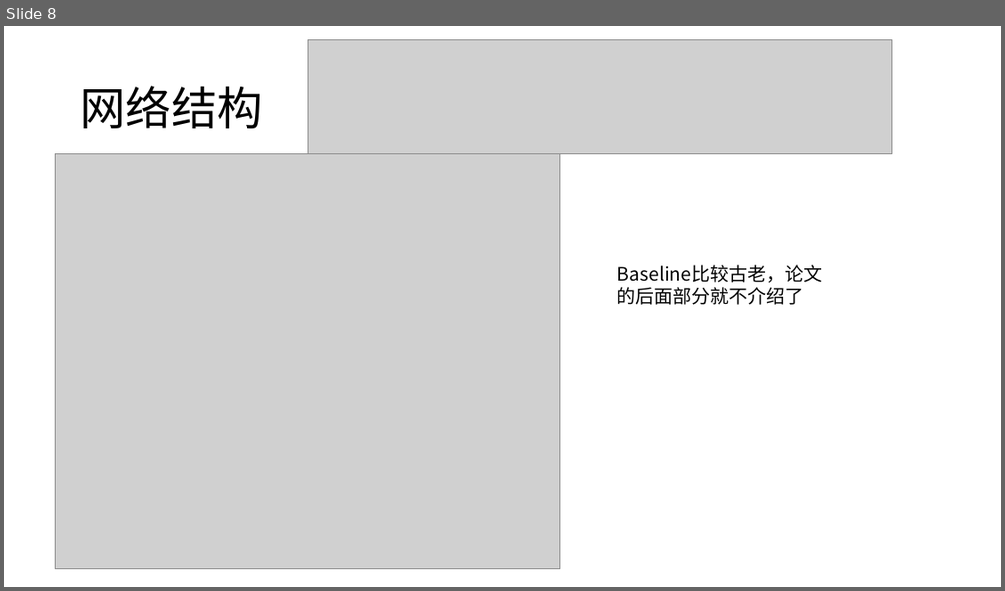
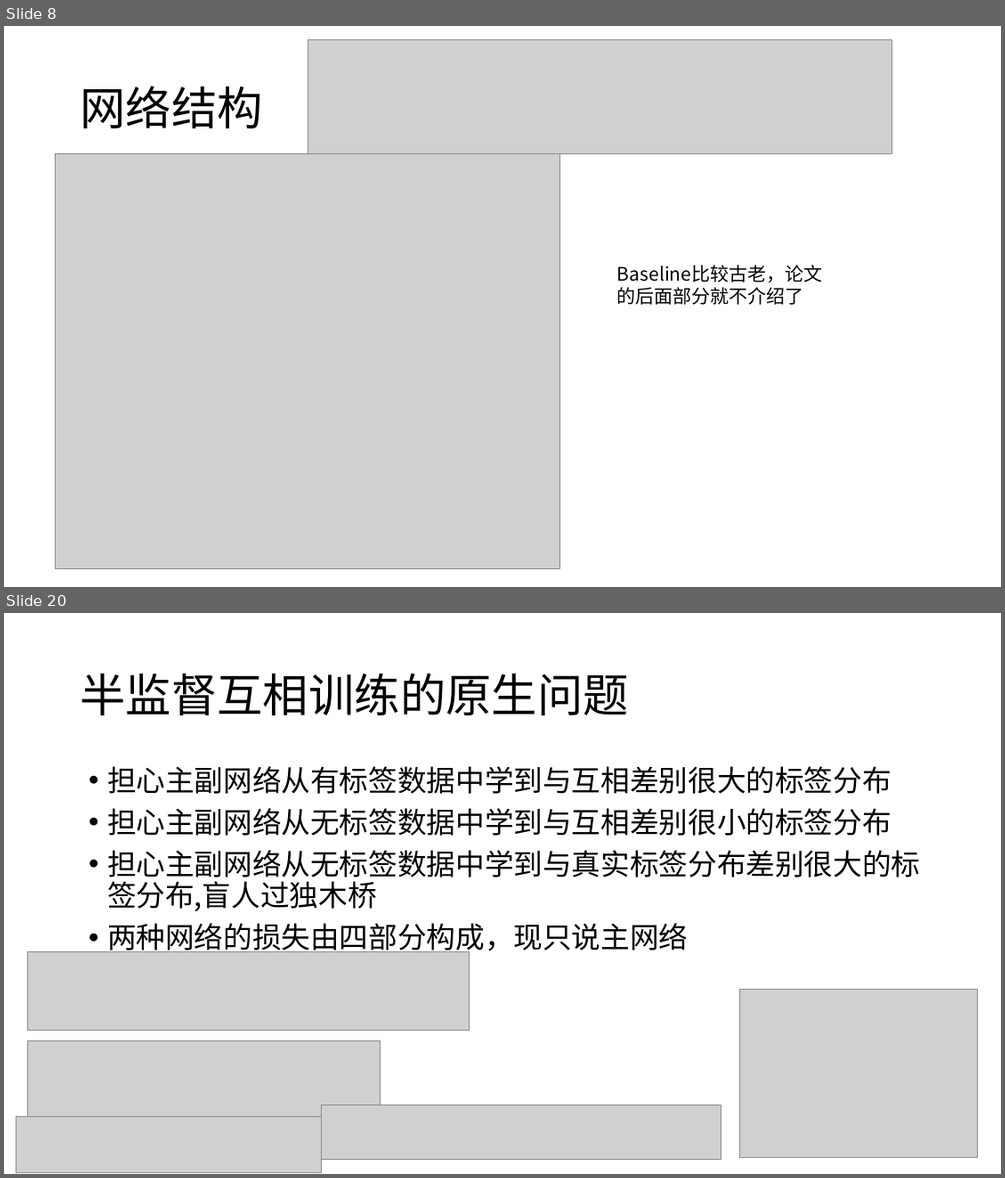
Before and after one commit to dundundundun5/python, a slide deck: literature_notes/ddnn-semi.pptx. Shown one above the other, each under a label of ours: slide 8 before the commit, slides 8 and 20 after it; the slides between them are not shown. The pictures are 1005x591 and 1005x1178 pixels, drawn with LibreOffice and Linux fonts; fonts in the diff are those of the drawing; grey boxes stand for pictures. Boxes give left, top, right and bottom in pixels: in the first picture for what was removed or moved away, otherwise in the second. Text is boxed around its words. In the diff, an @@ line names an element or a change of style, - is before the commit and + after.

Commit message:
半监督完结

```diff
--- a/literature_notes/ddnn-semi.pptx
+++ b/literature_notes/ddnn-semi.pptx
@@ slide 20 added at box(4, 613, 1001, 1174), background #FFFFFF @@
@@ title added at box(80, 673, 628, 715), 44 pt, text #000000 @@
+半监督互相训练的原生问题
@@ text added at box(107, 766, 920, 955), 28 pt, text #000000 @@
+• 担心主副网络从有标签数据中学到与互相差别很大的标签分布
+• 担心主副网络从无标签数据中学到与互相差别很小的标签分布
+• 担心主副网络从无标签数据中学到与真实标签分布差别很大的标签分布,盲人过独木桥
+• 两种网络的损失由四部分构成，现只说主网络
@@ picture added at box(27, 952, 469, 1030) @@
@@ picture added at box(739, 989, 978, 1157) @@
@@ picture added at box(27, 1041, 380, 1116) @@
@@ picture added at box(16, 1116, 321, 1172) @@
@@ picture added at box(321, 1105, 720, 1159) @@
```
Also in this commit, not shown: 13 other slides added.
